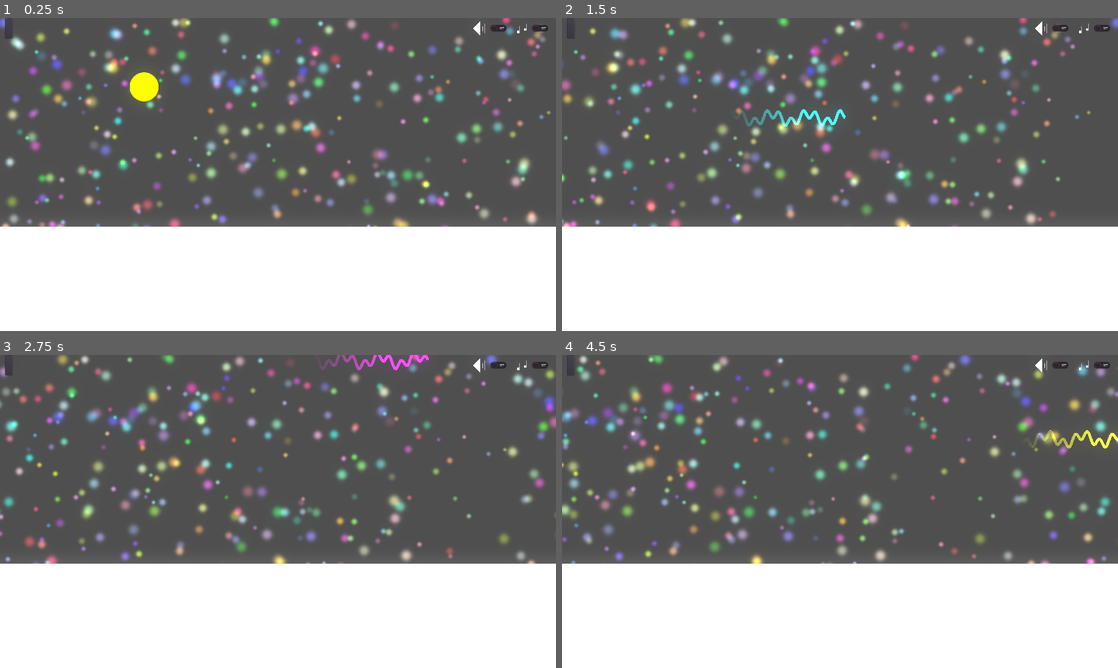
Above: before the commit, frames 1-4 (two rows, left to right).
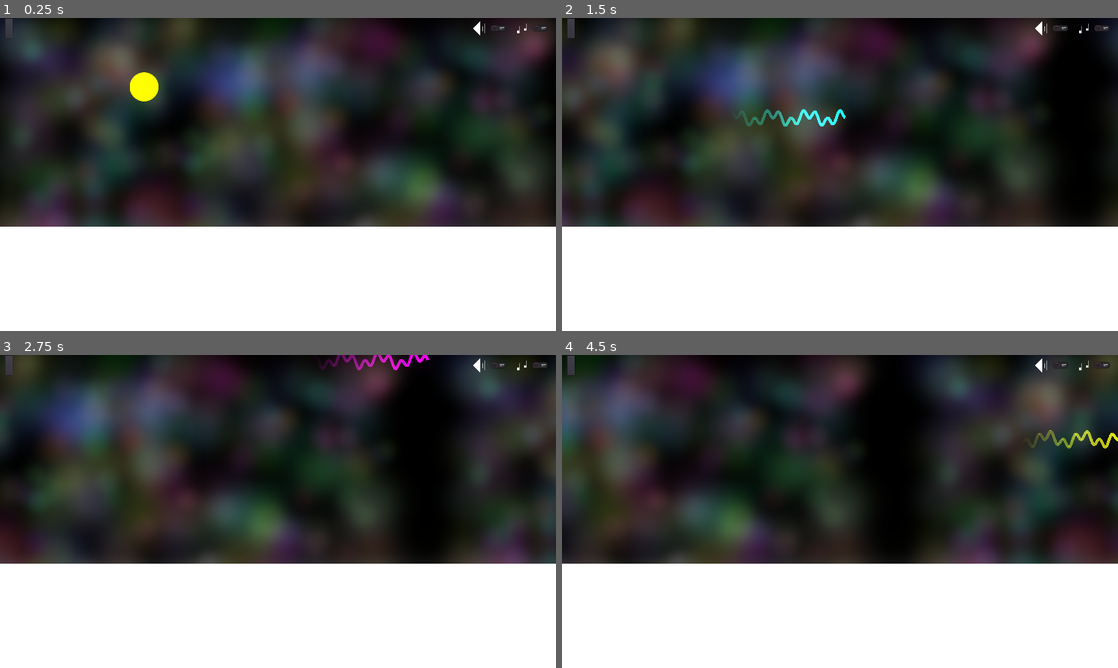
Above: after the commit, the same moments.

Repository: savenger/warticle
Game: Godot game, scene res://Scenes/World.tscn
Same seed, same stepped clock (60 frames per second), same inputs: the game is played once before the commit and once after it.
Inputs:
- Up to frame 1 (0.25 s): no input
- Up to frame 2 (1.5 s): tap Enter at 0.5 s; hold D (move_right_button) 0.53-1.28 s; tap Alt (switch_button) at 0.6, 1.35 s; tap Space (jump_button) at 0.77 s; hold A (move_left_button) from 1.28 s (still down)
- Up to frame 3 (2.75 s): tap Space (jump_button) at 1.52 s; release A (move_left_button) at 2.03 s; hold D (move_right_button) from 2.03 s (still down); tap Alt (switch_button) at 2.1 s
- Up to frame 4 (4.5 s): tap Alt (switch_button) at 2.85, 3.6, 4.35 s; tap Space (jump_button) at 3.02, 3.77 s; release D (move_right_button) at 3.53 s; hold A (move_left_button) from 3.53 s (still down)

The runs differ from the first frame. In frame 1, 63% of the frame differs, in the area x 0-100%, y 0-67%; in frame 2, 63%; in frame 3, 64%; in frame 4, 63%.

Commit message:
made particles more diffused

Diff:
--- a/Scenes/Player.tscn
+++ b/Scenes/Player.tscn
@@ -7,6 +7,7 @@
 
 [sub_resource type="Shader" id=7]
 code = "shader_type canvas_item;
+render_mode blend_add;
 
 uniform sampler2D emission_teture;
 uniform vec4 glow_color : hint_color = vec4(1.0);
--- a/Scripts/particle.gd
+++ b/Scripts/particle.gd
@@ -9,19 +9,22 @@
 var s_size = Vector2(1920, 1080)
 var color = Vector3(0.0,0.0,0.0)
 
+var player
+
 # Called when the node enters the scene tree for the first time.
 func _ready():
+	player = get_parent().get_parent().get_node("rainbow_animation/Player")
 	# Initialize with a random position and speed
 	var x_pos = rand_range(0 , s_size.x)
 	var y_pos = rand_range(0 , s_size.y)
 	#var size = rand_range(0.1 , 1.0)
 	speed = rand_range(1.0 , 3.0)
 	position = Vector2( x_pos, y_pos )
-	scale = Vector2(speed,speed)/3.0
+	scale = Vector2(speed,speed)*2
 
-	var r_col = rand_range(0.0 , 0.6)
-	var g_col = rand_range(0.0 , 0.6)
-	var b_col = rand_range(0.0 , 0.6)
+	var r_col = rand_range(0.0 , 0.1)
+	var g_col = rand_range(0.0 , 0.1)
+	var b_col = rand_range(0.0 , 0.1)
 	color = Vector3(r_col,g_col,b_col)
 	get_node("Sprite").material.set_shader_param("color",color)
 
@@ -30,7 +33,10 @@
 # Called every frame. 'delta' is the elapsed time since the previous frame.
 func _process(delta):
 
-	position.x -= speed
+	if player.player_state == 0: # wave
+		position.x -= Globals.scroll_speed * delta * 0.5
+	else: # particle
+		position.x -= Globals.scroll_speed * 3 * delta * 0.5
 
 	var left_border = -100   #camera.position.x - s_size.x / 1.5
 	var right_border = s_size.x+100  #camera.position.x + s_size.x / 1.5
--- a/project.godot
+++ b/project.godot
@@ -74,4 +74,5 @@
 
 [rendering]
 
+environment/default_clear_color=Color( 0, 0, 0, 1 )
 environment/default_environment="res://default_env.tres"
